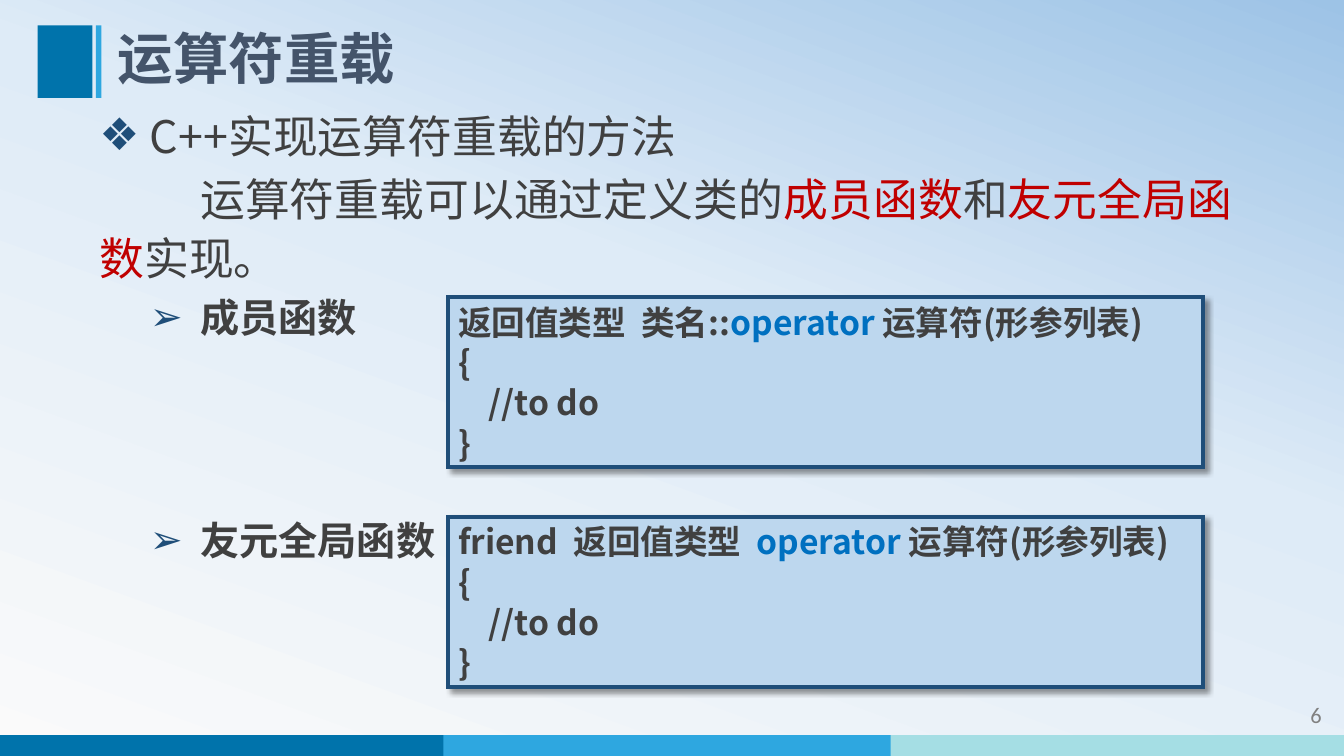
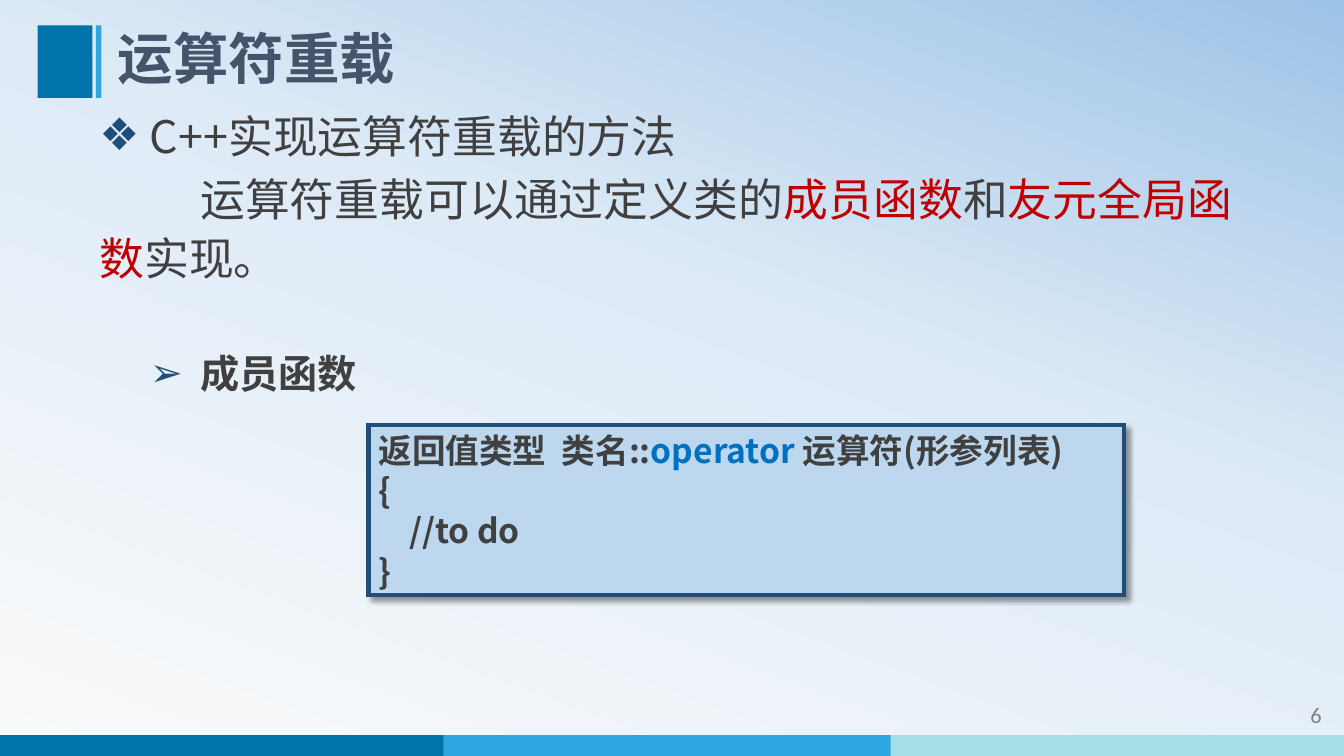
Before and after one commit to edu2act/course-cpp, a slide deck: slide 7 of materials/slides/ch06-overload.pptx. Drawn at 1344x756 pixels with LibreOffice and Linux fonts; fonts in the diff are those of the drawing. Boxes give left, top, right and bottom in pixels: in the first picture for what was removed or moved away, otherwise in the second. Text is boxed around its words. In the diff, an @@ line names an element or a change of style, - is before the commit and + after.

```diff
--- a/materials/slides/ch06-overload.pptx
+++ b/materials/slides/ch06-overload.pptx
@@ rectangle "返回值类型 类名::operator 运算符(形参列表)": place and size @@
-rectangle "返回值类型 类名::operator 运算符(形参列表)" at (449,297,1204,468)
+rectangle "返回值类型 类名::operator 运算符(形参列表)" at (369,425,1124,596)
@@ text at (200,521,435,559): paragraph removed @@
-  ➢ 友元全局函数
@@ rectangle removed at (449,517,1204,688) @@
-friend 返回值类型 operator 运算符(形参列表)
-{
-//to do
-}
```
Also in this commit, not shown: 12 other slides changed, 27 slides removed, 26 other files.
